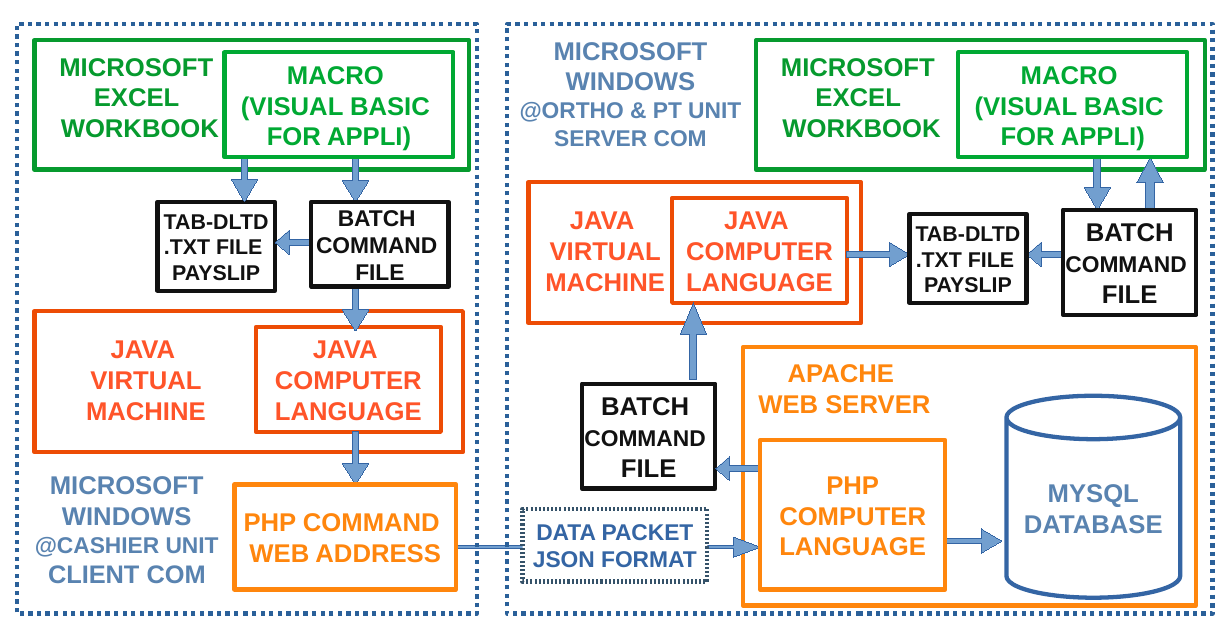
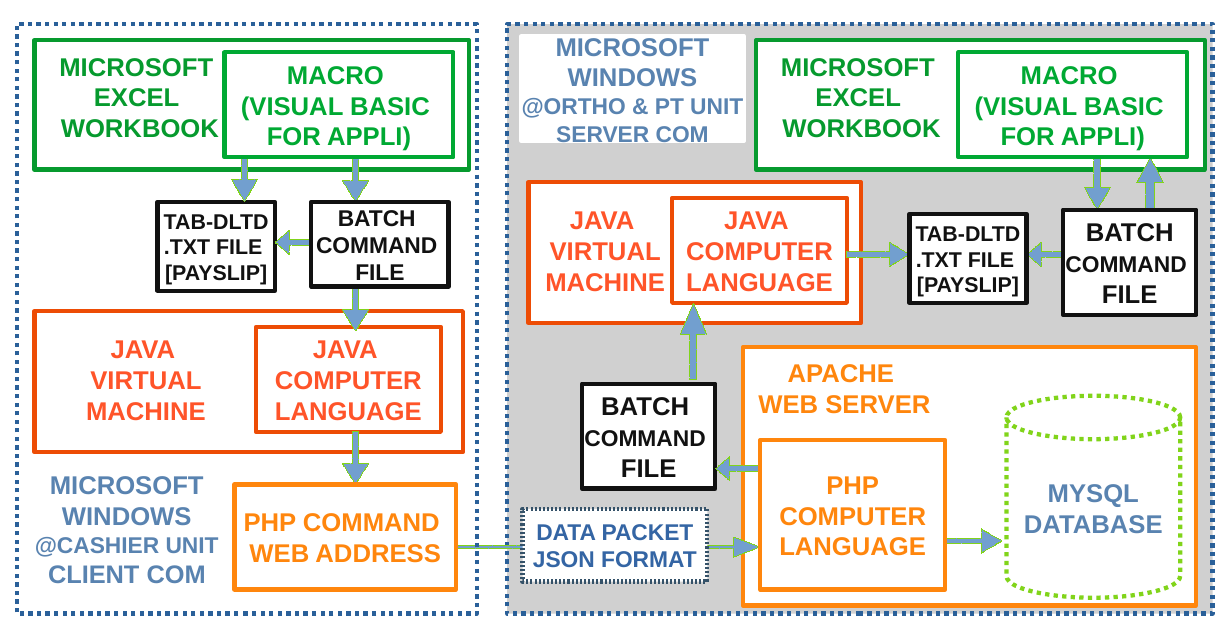
Before and after one commit to usbong/templates, a slide deck: slide 3 of Usbong/KMS/usbongMoscSLHCCSampleTechSchematics.odp. Drawn at 1232x636 pixels with LibreOffice and Linux fonts; fonts in the diff are those of the drawing; grey boxes stand for pictures. Boxes give left, top, right and bottom in pixels: in the first picture for what was removed or moved away, otherwise in the second. Text is boxed around its words. In the diff, an @@ line names an element or a change of style, - is before the commit and + after.

```diff
--- a/Usbong/KMS/usbongMoscSLHCCSampleTechSchematics.odp
+++ b/Usbong/KMS/usbongMoscSLHCCSampleTechSchematics.odp
@@ rectangle removed at (x1=507, y1=24, x2=1212, y2=614) @@
@@ picture added at (x1=507, y1=24, x2=1212, y2=614) @@
@@ rectangle "MICROSOFT" resized from (x1=547, y1=40, x2=715, y2=145) to (x1=522, y1=36, x2=744, y2=141) @@
@@ outline #3465A4 0 pt to #81D41A 0 pt dashed in 13 elements at (x1=342, y1=432, x2=369, y2=485), (x1=440, y1=537, x2=760, y2=557), (x1=937, y1=530, x2=1002, y2=554), (x1=1084, y1=153, x2=1111, y2=209), (x1=1137, y1=157, x2=1163, y2=209), (x1=847, y1=242, x2=910, y2=267), (x1=1027, y1=242, x2=1071, y2=267), (x1=716, y1=457, x2=760, y2=482), (x1=681, y1=303, x2=707, y2=380), (x1=342, y1=278, x2=369, y2=331), (x1=342, y1=150, x2=369, y2=202), (x1=231, y1=146, x2=258, y2=202), (x1=275, y1=230, x2=319, y2=255) @@
@@ text in rectangle at (x1=165, y1=264, x2=267, y2=285): text changed @@
-PAYSLIP
+[PAYSLIP]
@@ text in rectangle at (x1=917, y1=276, x2=1019, y2=297): text changed @@
-PAYSLIP
+[PAYSLIP]
@@ cylinder "MYSQL" at (x1=1006, y1=396, x2=1180, y2=599): fill none to #FFFFFF; outline #3465A4 3 pt to #81D41A 3 pt dashed @@
```
Also in this commit, not shown: 2 other slides changed.
